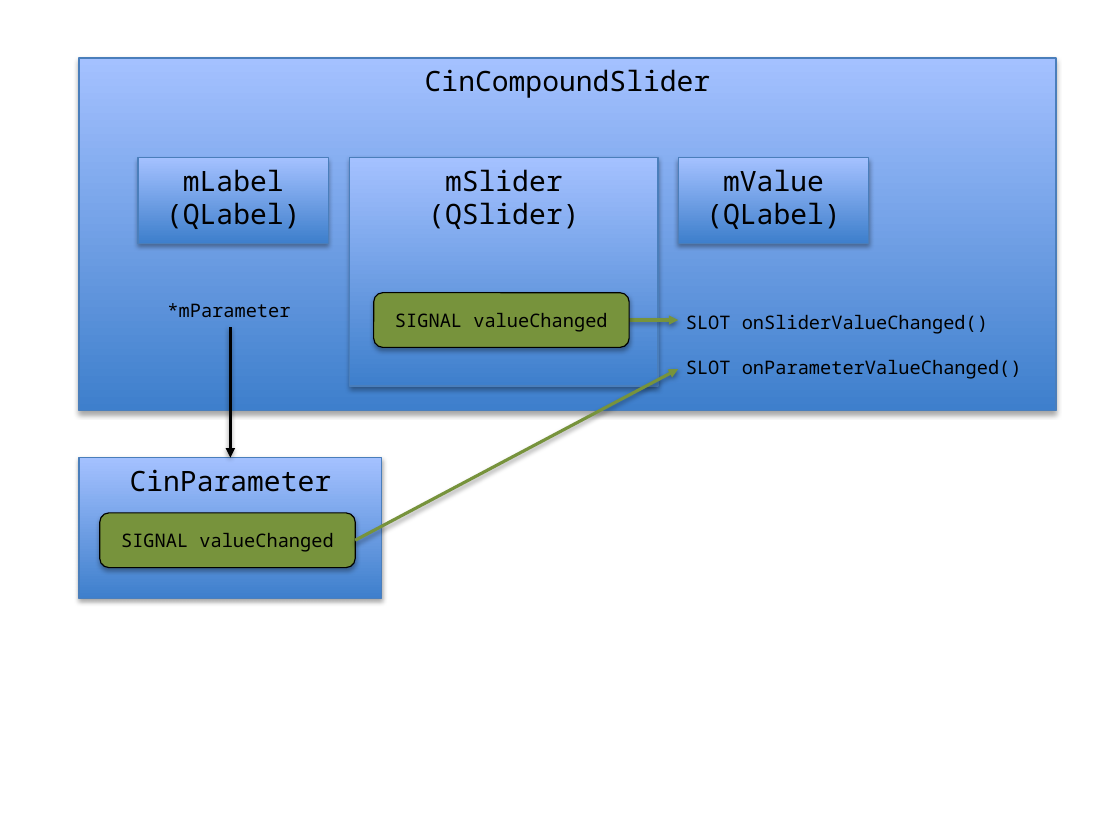
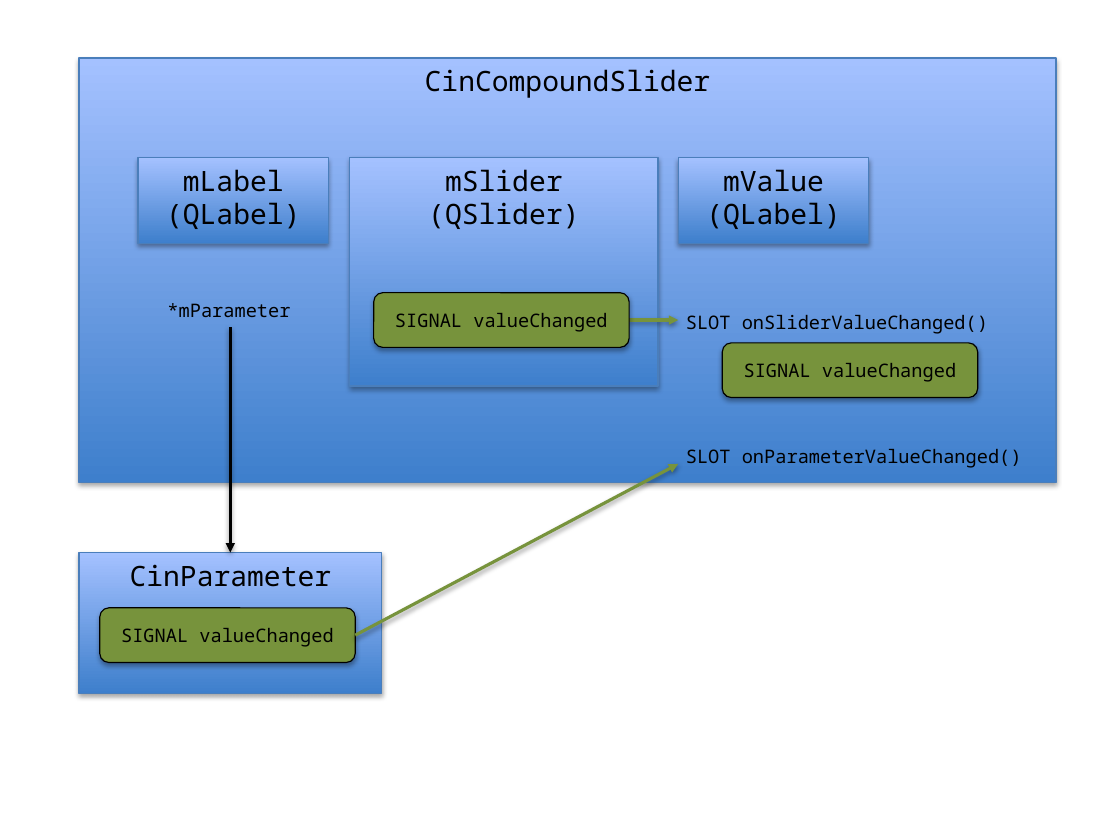
Before and after one commit to cinemascience/cinema_scope, a slide deck: slide 3 of docs/design/ui_class_diagram.pptx. Drawn at 1120x840 pixels with LibreOffice and Linux fonts; fonts in the diff are those of the drawing. Boxes give left, top, right and bottom in pixels: in the first picture for what was removed or moved away, otherwise in the second. Text is boxed around its words. In the diff, an @@ line names an element or a change of style, - is before the commit and + after.

Commit message:
slider redesign

```diff
--- a/docs/design/ui_class_diagram.pptx
+++ b/docs/design/ui_class_diagram.pptx
@@ rectangle "CinCompoundSlider": place and size @@
-rectangle "CinCompoundSlider" at <box>80,58,1056,411</box>
+rectangle "CinCompoundSlider" at <box>80,58,1056,483</box>
@@ arrow moved from (231, 327) - (231, 458) to (231, 327) - (231, 552) @@
@@ text "SLOT onSliderValueChanged()" rewrapped from <box>686,315,1022,379</box> to <box>686,315,1022,468</box> @@
@@ rounded rectangle added at <box>722,343,978,398</box>, fill #77933C, outline #000000 0.75 pt, 12 pt, text #000000 @@
+SIGNAL valueChanged
@@ 1 rectangle, 1 rounded rectangle, 1 arrow: place and size @@
-1 rectangle, 1 rounded rectangle, 1 arrow at <box>80,370,679,599</box>
+1 rectangle, 1 rounded rectangle, 1 arrow at <box>80,464,679,693</box>
```
Also in this commit, not shown: 11 other files.
